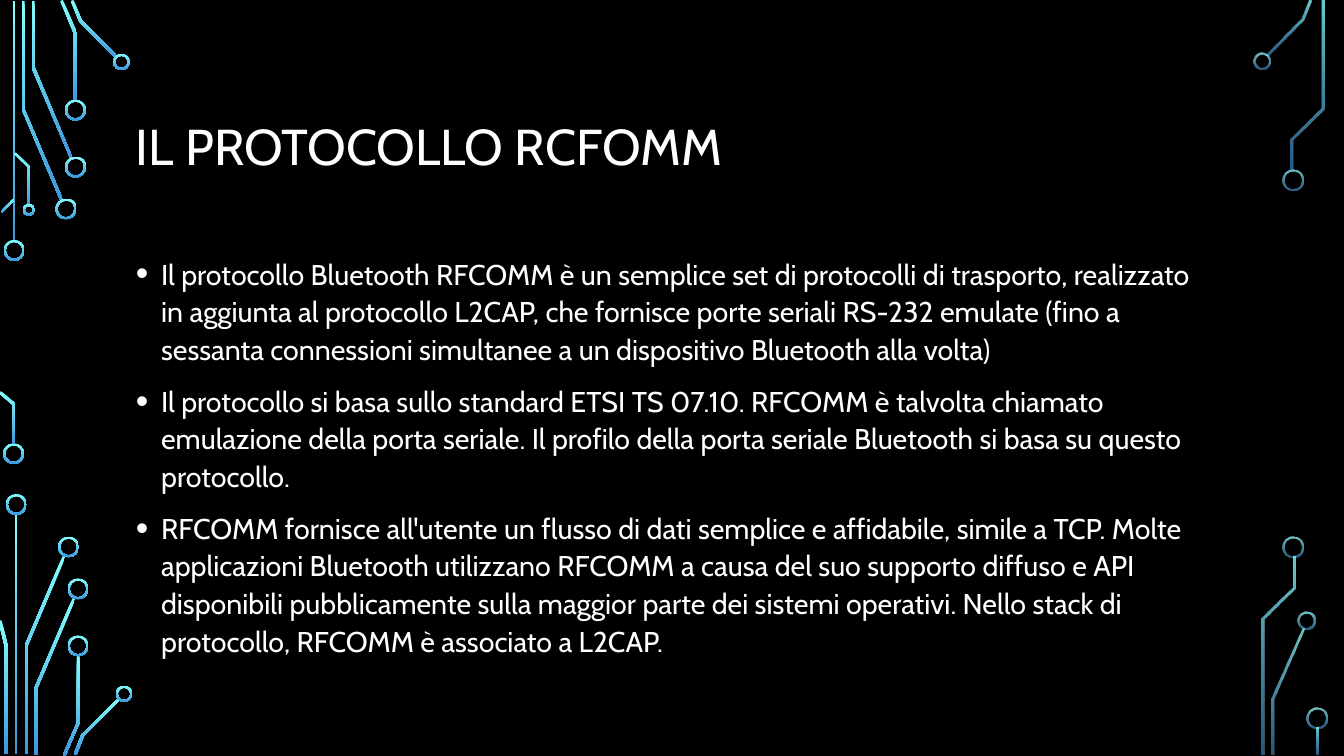
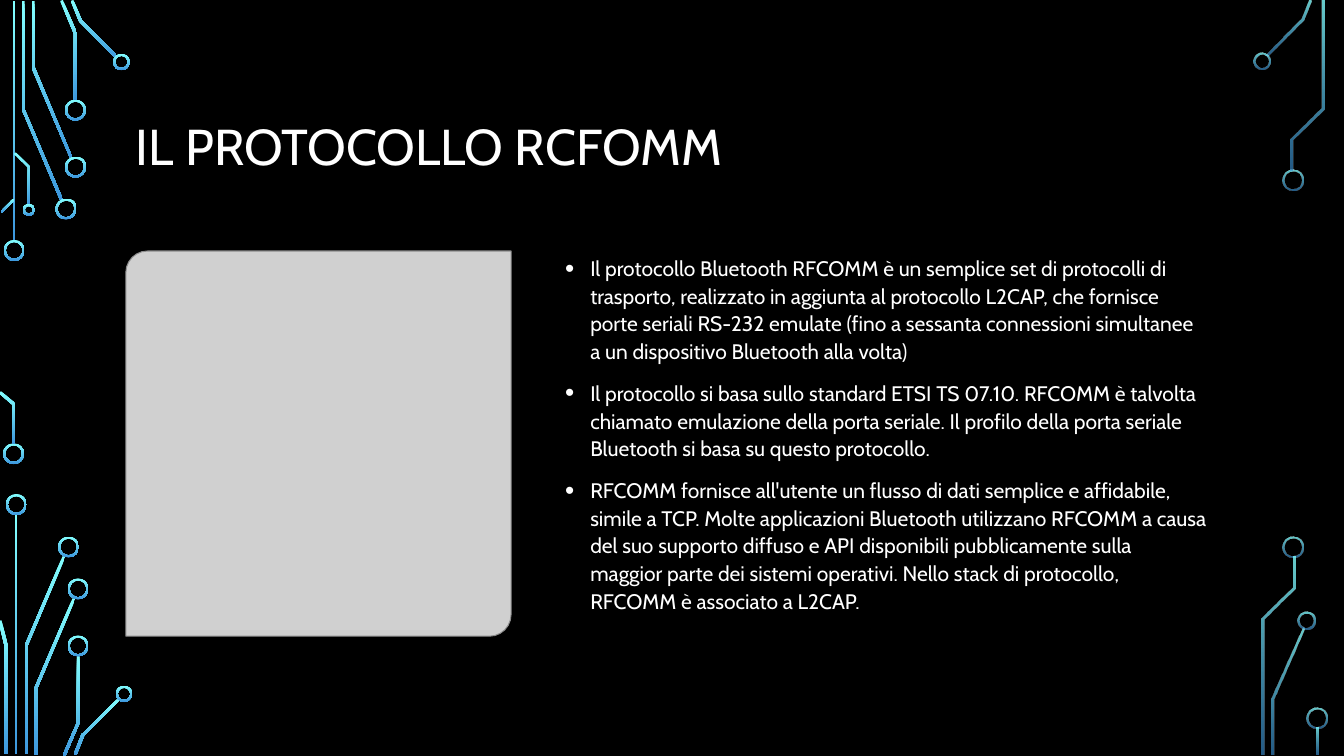
Before and after one commit to FNX-hub/ProgettoMP, a slide deck: slide 10 of Bluetooth.pptx. Drawn at 1344x756 pixels with LibreOffice and Linux fonts; fonts in the diff are those of the drawing; grey boxes stand for pictures; background and template pictures are left out. Boxes give left, top, right and bottom in pixels: in the first picture for what was removed or moved away, otherwise in the second. Text is boxed around its words. In the diff, an @@ line names an element or a change of style, - is before the commit and + after.

```diff
--- a/Bluetooth.pptx
+++ b/Bluetooth.pptx
@@ picture added at [126, 251, 511, 636] @@
@@ text "Il protocollo Bluetooth RFCOMM è ...": place and size @@
-text "Il protocollo Bluetooth RFCOMM è ..." at [161, 263, 1189, 653]
+text "Il protocollo Bluetooth RFCOMM è ..." at [590, 260, 1206, 610]
@@ text "Il protocollo Bluetooth RFCOMM è ..." at [590, 260, 1206, 610]: size 20.4 to 15 pt @@
```
Also in this commit, not shown: 10 other slides changed, 13 slides added.
